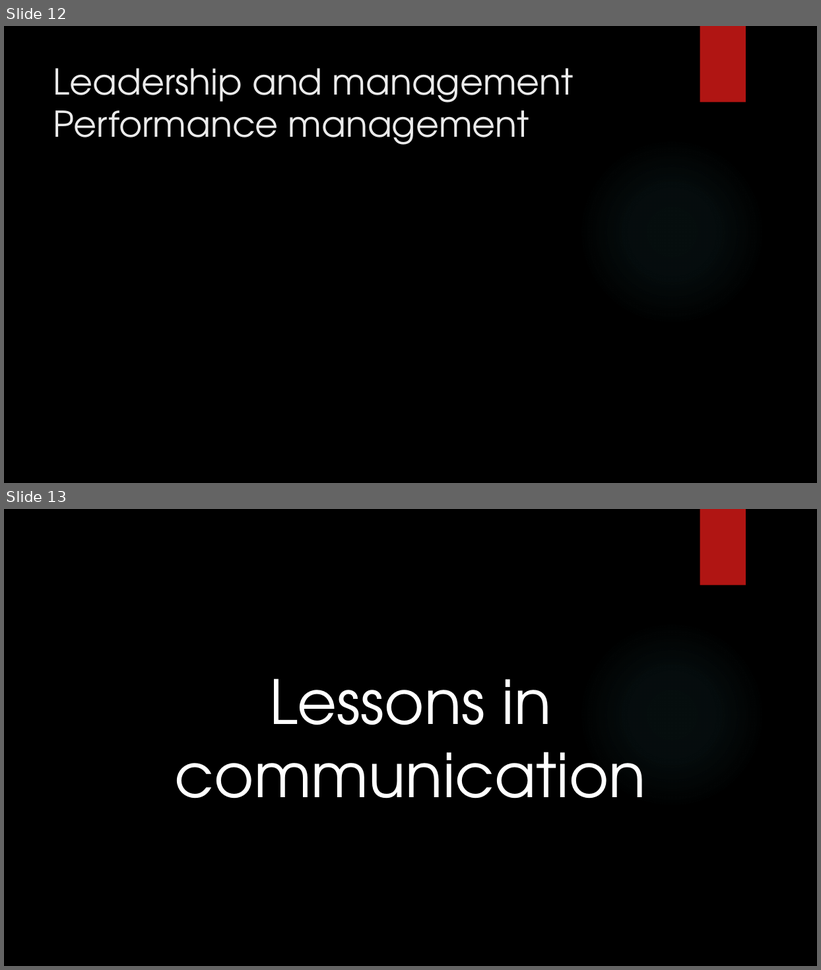
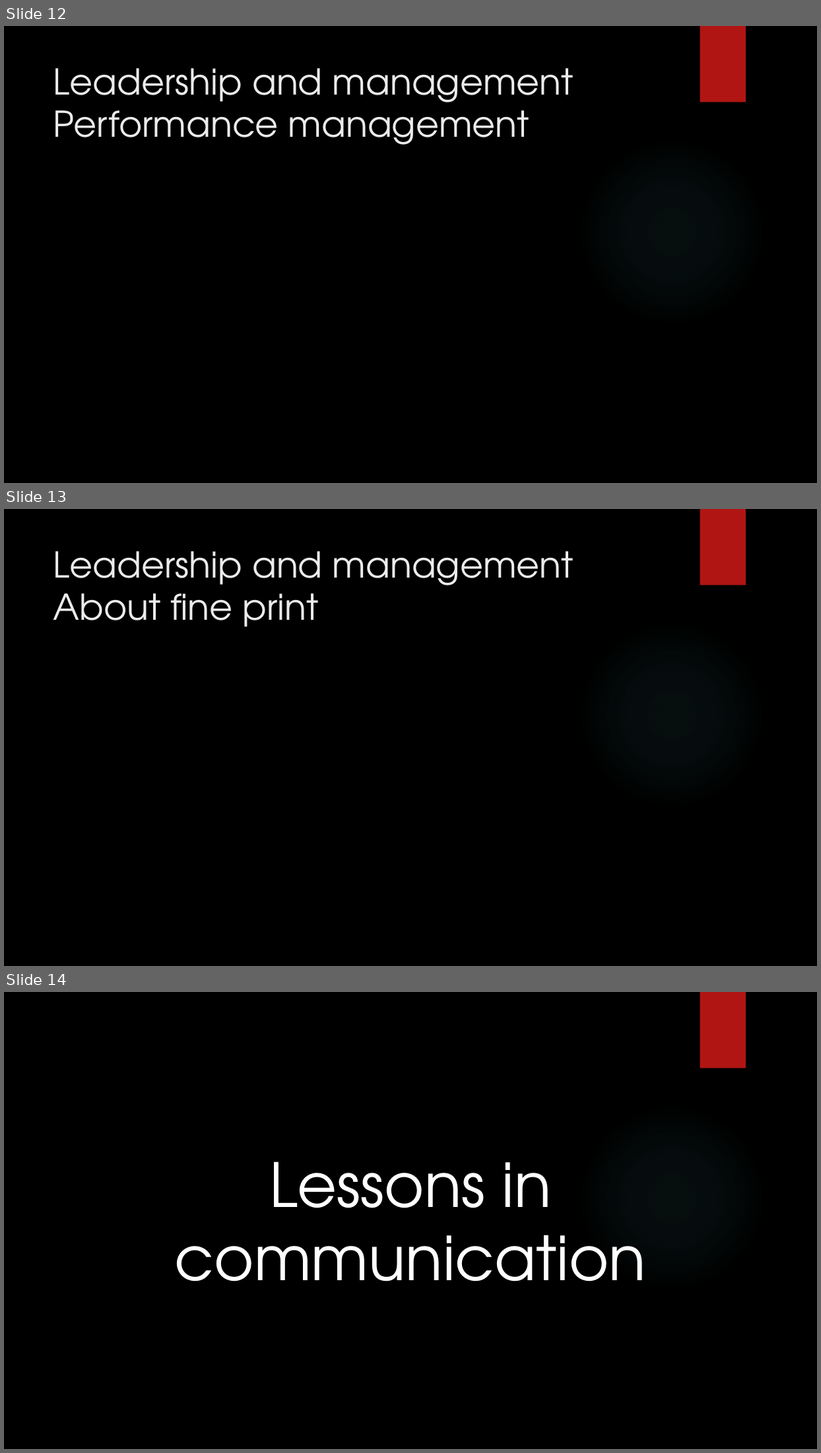
Before and after one commit to dennisdietrich/First180Days, a slide deck: Sitting in meetings all day long.pptx. Shown one above the other, each under a label of ours: slides 12 and 13 before the commit, slides 12, 13 and 14 after it. The pictures are 821x970 and 821x1453 pixels, drawn with LibreOffice and Linux fonts; fonts in the diff are those of the drawing; background and template pictures are left out. Boxes give left, top, right and bottom in pixels: in the first picture for what was removed or moved away, otherwise in the second. Text is boxed around its words. In the diff, an @@ line names an element or a change of style, - is before the commit and + after.

Commit message:
Added a slide about the legal side of things

```diff
--- a/Sitting in meetings all day long.pptx
+++ b/Sitting in meetings all day long.pptx
@@ slide 13 added at (x1=4, y1=509, x2=817, y2=966), background picture (left out); not listed: 2 template elements that a slide beside it also shows @@
@@ title added at (x1=54, y1=551, x2=574, y2=627), 42 pt, text #EBEBEB @@
+Leadership and management
+About fine print
@@ what was slide 13 is now slide 14 @@
```
Also in this commit, not shown: 4 slides changed, 1 other slide added, 1 slide removed.
